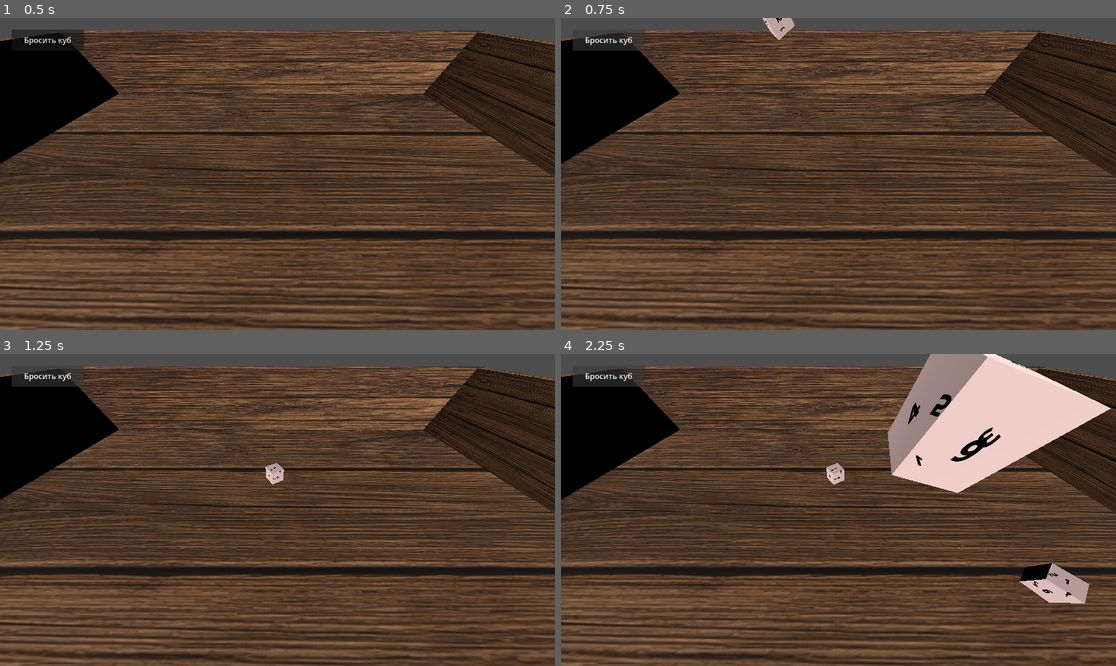
Above: before the commit, frames 1-4 (two rows, left to right).
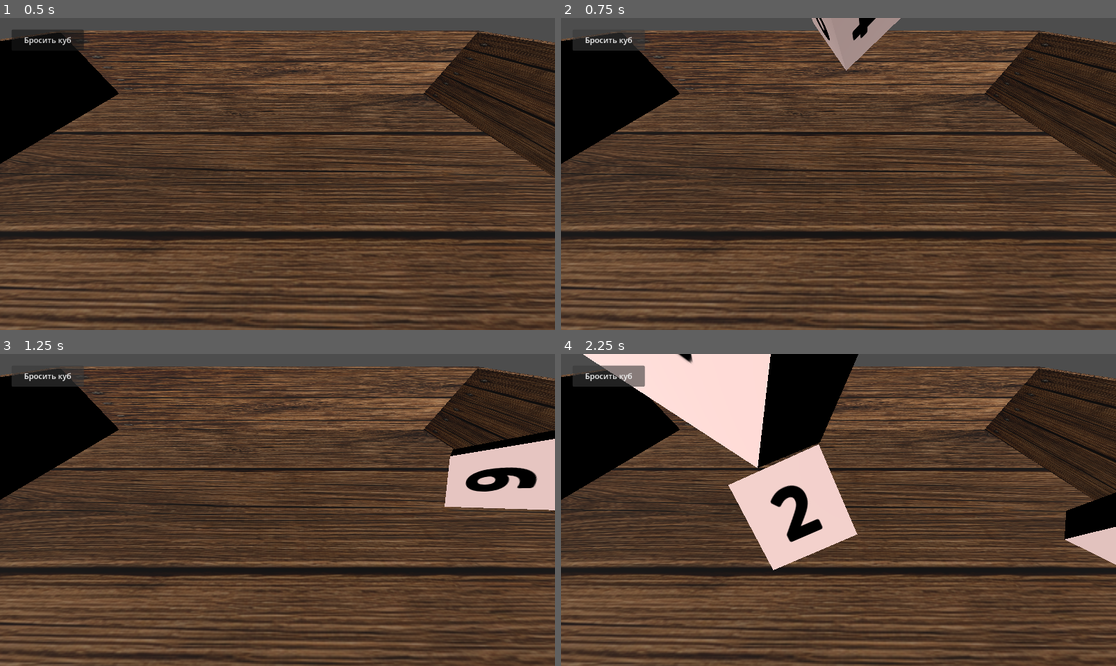
Above: after the commit, the same moments.

Repository: olegbogai-web/dicegame
Game: Godot game, scene res://ui/scenes/board.tscn
Two runs of this game, one before a commit and one after it. Both use one fixed random seed, a clock stepped at 60 frames per second and the inputs below.
Inputs:
- Up to frame 1 (0.5 s): no input
- Up to frame 2 (0.75 s): click "Бросить куб" at 0.5 s
- Up to frame 3 (1.25 s): no input
- Up to frame 4 (2.25 s): click "Бросить куб" at 1.25 s; click "Бросить куб" at 2 s

Frame 1 is identical in both runs. In frame 2, 1.6% of the frame differs, in the area x 36-62%, y 0-17%; in frame 3, 4.3%; in frame 4, 29%, in the area x 4-100%, y 0-80%.

Commit message:
Adjust dice scale and throw dynamics

Diff:
--- a/content/dice/dice.gd
+++ b/content/dice/dice.gd
@@ -165,6 +165,8 @@
 func _build_body_material() -> StandardMaterial3D:
 	var material := StandardMaterial3D.new()
 	material.albedo_color = definition.base_color
+	material.transparency = BaseMaterial3D.TRANSPARENCY_DISABLED
+	material.cull_mode = BaseMaterial3D.CULL_BACK
 	material.roughness = definition.roughness
 	material.metallic = definition.metallic
 	if definition.texture != null:
--- a/content/dice/dice_face_view.gd
+++ b/content/dice/dice_face_view.gd
@@ -24,6 +24,7 @@
 	_aura_sprite.visible = false
 
 	var max_size = max(face_size.x, face_size.y)
+	var min_size = min(face_size.x, face_size.y)
 	var base_pixel_size = max_size / 320.0
 
 	if face_definition.has_aura():
@@ -37,13 +38,13 @@
 			if face_definition.icon != null:
 				_icon_sprite.texture = face_definition.icon
 				_icon_sprite.modulate = face_definition.overlay_tint
-				_icon_sprite.pixel_size = max(base_pixel_size * 3.2, 0.0001)
+				_icon_sprite.pixel_size = max(min_size * 0.7 / 128.0, 0.0001)
 				_icon_sprite.visible = true
 		DiceFaceDefinition.ContentType.TEXT:
 			_label.text = face_definition.text_value
 			_label.modulate = face_definition.text_color
 			_label.font_size = face_definition.font_size
-			_label.pixel_size = max(base_pixel_size, 0.0001)
+			_label.pixel_size = max(min_size * 0.7 / max(face_definition.font_size, 1), 0.0001)
 			_label.visible = true
 
 
@@ -52,7 +53,7 @@
 		_aura_sprite = Sprite3D.new()
 		_aura_sprite.name = "Aura"
 		_aura_sprite.billboard = BaseMaterial3D.BILLBOARD_DISABLED
-		_aura_sprite.no_depth_test = true
+		_aura_sprite.no_depth_test = false
 		_aura_sprite.position = Vector3.ZERO
 		add_child(_aura_sprite)
 		_aura_sprite.owner = get_tree().edited_scene_root if Engine.is_editor_hint() else null
@@ -61,7 +62,7 @@
 		_icon_sprite = Sprite3D.new()
 		_icon_sprite.name = "Icon"
 		_icon_sprite.billboard = BaseMaterial3D.BILLBOARD_DISABLED
-		_icon_sprite.no_depth_test = true
+		_icon_sprite.no_depth_test = false
 		_icon_sprite.position = Vector3(0.0, 0.0, 0.0005)
 		add_child(_icon_sprite)
 		_icon_sprite.owner = get_tree().edited_scene_root if Engine.is_editor_hint() else null
@@ -70,7 +71,7 @@
 		_label = Label3D.new()
 		_label.name = "Label"
 		_label.billboard = BaseMaterial3D.BILLBOARD_DISABLED
-		_label.no_depth_test = true
+		_label.no_depth_test = false
 		_label.position = Vector3(0.0, 0.0, 0.0005)
 		_label.horizontal_alignment = HORIZONTAL_ALIGNMENT_CENTER
 		_label.vertical_alignment = VERTICAL_ALIGNMENT_CENTER
--- a/content/resources/base_cube.tres
+++ b/content/resources/base_cube.tres
@@ -30,4 +30,5 @@
 script = ExtResource("1_j8m3r")
 dice_name = "base_cube"
 base_color = Color(0.99495333, 0.854602, 0.83693045, 1)
+size_multiplier = Vector3(3, 3, 3)
 faces = Array[ExtResource("2_4c0xn")]([SubResource("Resource_1"), SubResource("Resource_2"), SubResource("Resource_3"), SubResource("Resource_4"), SubResource("Resource_5"), SubResource("Resource_6")])
--- a/ui/scripts/board_controller.gd
+++ b/ui/scripts/board_controller.gd
@@ -18,13 +18,13 @@
 @export var fallback_expand_step: Vector2 = Vector2(0.2, 0.2)
 
 @export_category("Throw")
-@export var throw_speed_min: float = 1.2
-@export var throw_speed_max: float = 2.0
-@export var throw_direction_spread: float = 0.35
-@export var throw_vertical_velocity_min: float = -0.1
-@export var throw_vertical_velocity_max: float = 0.2
-@export var angular_velocity_min: Vector3 = Vector3(-4.0, -6.0, -4.0)
-@export var angular_velocity_max: Vector3 = Vector3(4.0, 6.0, 4.0)
+@export var throw_speed_min: float = 3.8
+@export var throw_speed_max: float = 6.4
+@export var throw_direction_spread: float = 1.25
+@export var throw_vertical_velocity_min: float = 0.35
+@export var throw_vertical_velocity_max: float = 1.4
+@export var angular_velocity_min: Vector3 = Vector3(-14.0, -18.0, -14.0)
+@export var angular_velocity_max: Vector3 = Vector3(14.0, 18.0, 14.0)
 
 @onready var _floor: Node3D = get_node_or_null(floor_path)
 @onready var _throw_button: Button = %ThrowDiceButton
